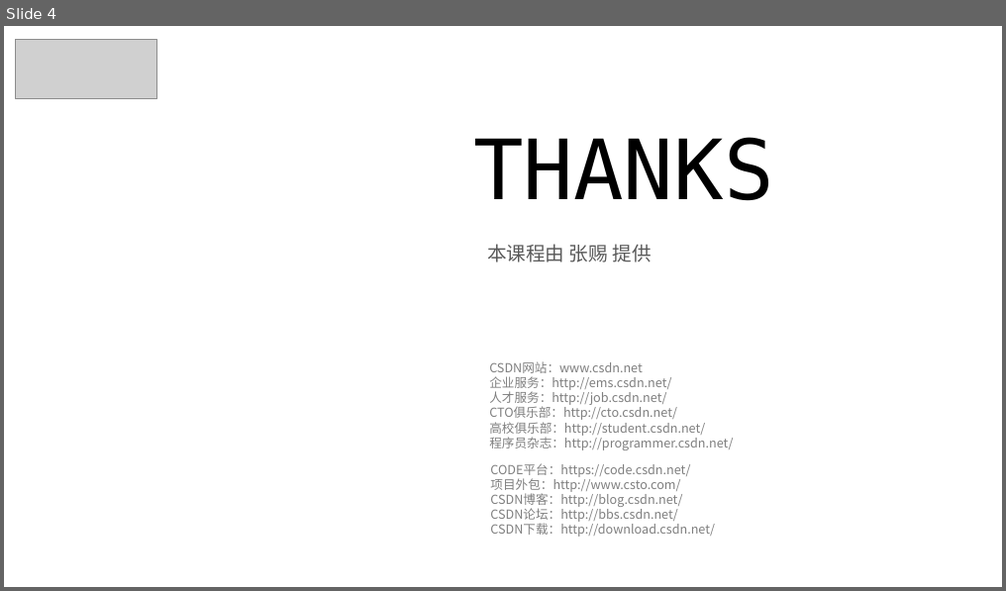
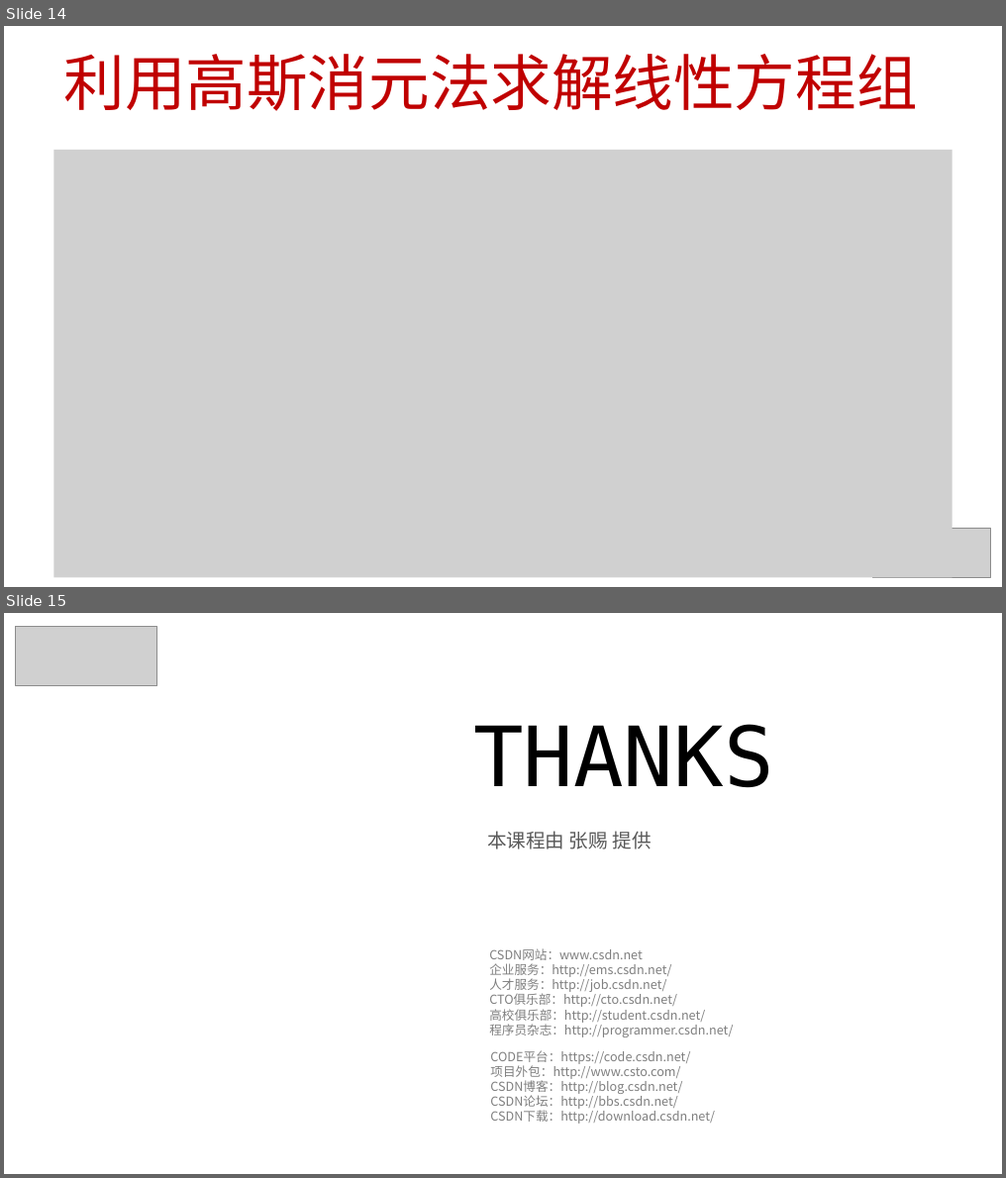
Before and after one commit to 0000duck/ComputerGraphicsBasics, a slide deck: PPT/12_高斯消元法.pptx. Shown one above the other, each under a label of ours: slide 4 before the commit, slides 14 and 15 after it. The pictures are 1006x591 and 1006x1178 pixels, drawn with LibreOffice and Linux fonts; fonts in the diff are those of the drawing; grey boxes stand for pictures; background and template pictures are left out. Boxes give left, top, right and bottom in pixels: in the first picture for what was removed or moved away, otherwise in the second. Text is boxed around its words. In the diff, an @@ line names an element or a change of style, - is before the commit and + after.

```diff
--- a/PPT/12_高斯消元法.pptx
+++ b/PPT/12_高斯消元法.pptx
@@ slide 14 added at bbox=[4, 26, 1002, 587], background #FFFFFF @@
@@ title added at bbox=[63, 54, 917, 111], 44 pt, text #C00000 @@
+利用高斯消元法求解线性方程组
@@ picture added at bbox=[54, 150, 952, 577] @@
@@ picture added at bbox=[872, 529, 990, 577] @@
@@ what was slide 4 is now slide 15 @@
```
Also in this commit, not shown: 1 slide changed, 10 other slides added, 1 other file.
